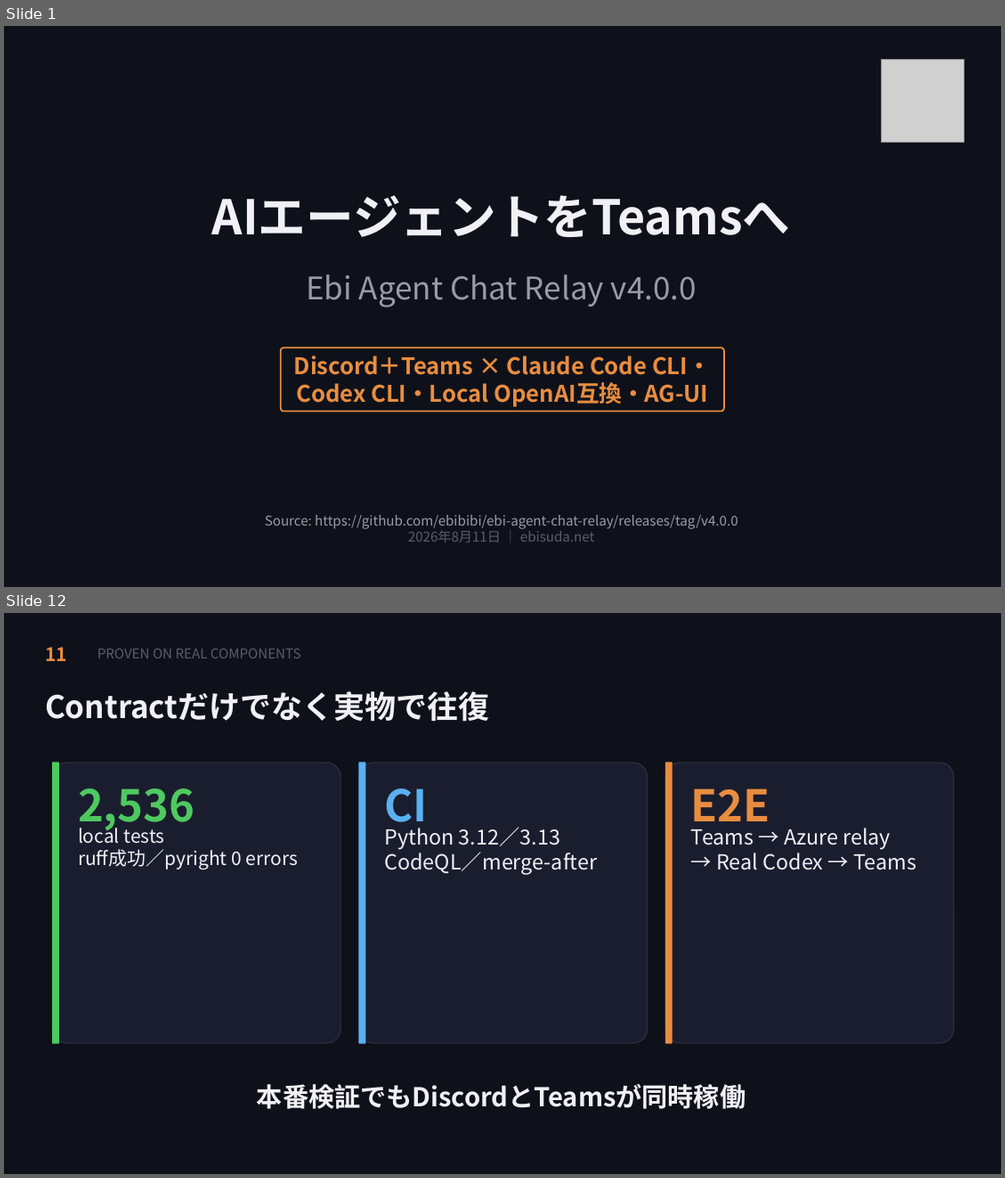
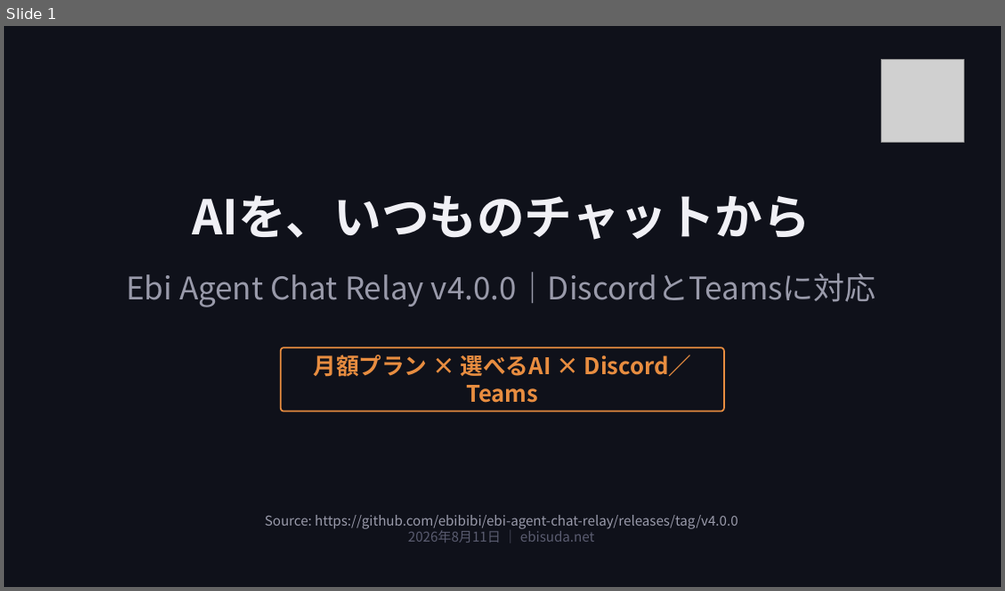
Before and after one commit to ebibibi/presentations, a slide deck: 20260811_EbiAgentChatRelay_v4/Ebi Agent Chat Relay v4 - DiscordとTeamsから複数AIを使う.pptx. Shown one above the other, each under a label of ours: slides 1 and 12 before the commit, slide 1 after it; the slides between them are not shown. The pictures are 1005x1178 and 1005x591 pixels, drawn with LibreOffice and Linux fonts; fonts in the diff are those of the drawing; grey boxes stand for pictures. Boxes give left, top, right and bottom in pixels: in the first picture for what was removed or moved away, otherwise in the second. Text is boxed around its words. In the diff, an @@ line names an element or a change of style, - is before the commit and + after.

Commit message:
docs: simplify Ebi Agent Chat Relay v4 video deck (#10)

```diff
--- a/20260811_EbiAgentChatRelay_v4/Ebi Agent Chat Relay v4 - DiscordとTeamsから複数AIを使う.pptx
+++ b/20260811_EbiAgentChatRelay_v4/Ebi Agent Chat Relay v4 - DiscordとTeamsから複数AIを使う.pptx
@@ slide 12 removed at (4,613,1001,1174), background #0F111A @@
@@ text removed at (45,647,67,661) @@
-11
@@ text removed at (97,649,301,658) @@
-PROVEN ON REAL COMPONENTS
@@ text removed at (45,691,490,722) @@
-Contractだけでなく実物で往復
@@ rounded rectangle removed at (53,763,340,1043) @@
@@ rounded rectangle removed at (53,763,58,1043) @@
@@ rounded rectangle removed at (359,763,647,1043) @@
@@ rounded rectangle removed at (359,763,365,1043) @@
@@ rounded rectangle removed at (666,763,954,1043) @@
@@ rounded rectangle removed at (666,763,672,1043) @@
@@ text removed at (78,788,195,833) @@
-2,536
@@ text removed at (384,788,427,833) @@
-CI
@@ text removed at (691,788,770,833) @@
-E2E
@@ text removed at (78,824,298,869) @@
-local tests
-ruff成功／pyright 0 errors
@@ text removed at (384,827,597,875) @@
-Python 3.12／3.13
-CodeQL／merge-after
@@ text removed at (691,827,916,870) @@
-Teams → Azure relay
-→ Real Codex → Teams
@@ text removed at (257,1084,745,1109) @@
-本番検証でもDiscordとTeamsが同時稼働
@@ slide 1 changed as well @@
@@ text at (192,195,810,240): text changed @@
-AIエージェントをTeamsへ
+AIを、いつものチャットから
@@ text at (126,272,876,307): text changed @@
-Ebi Agent Chat Relay v4.0.0
+Ebi Agent Chat Relay v4.0.0｜DiscordとTeamsに対応
@@ text at (313,354,692,402): text changed @@
-Discord＋Teams × Claude Code CLI・Codex CLI・Local OpenAI互換・AG-UI
+月額プラン × 選べるAI × Discord／Teams
```
Also in this commit, not shown: 9 slides added, 12 other slides removed, 24 other files.
